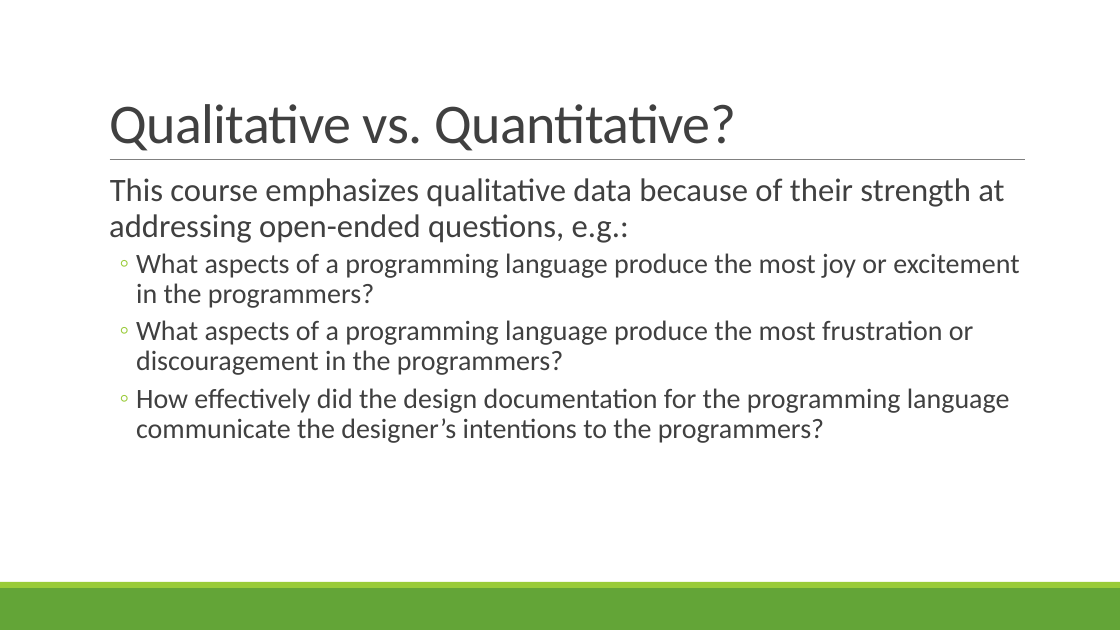
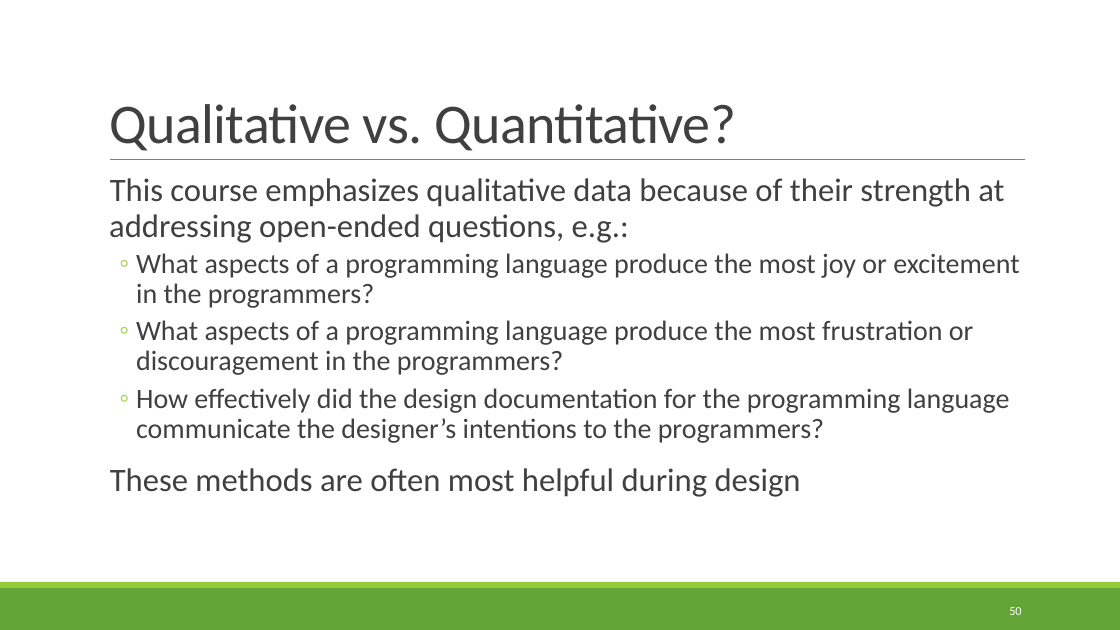
Before and after one commit to rbohrer/pl-course, a slide deck: slide 50 of LectureSlides/08Design1.pptx (slide 47 before the commit). Drawn at 1120x630 pixels with LibreOffice and Linux fonts; fonts in the diff are those of the drawing. Boxes give left, top, right and bottom in pixels: in the first picture for what was removed or moved away, otherwise in the second. Text is boxed around its words. In the diff, an @@ line names an element or a change of style, - is before the commit and + after.

```diff
--- a/LectureSlides/08Design1.pptx
+++ b/LectureSlides/08Design1.pptx
@@ text at (110, 468, 801, 497): paragraph added @@
+  These methods are often most helpful during design
@@ page number added at (1009, 607, 1021, 615), 10.5 pt, text #FFFFFF @@
+50
```
Also in this commit, not shown: 56 other slides changed, 3 slides added.
